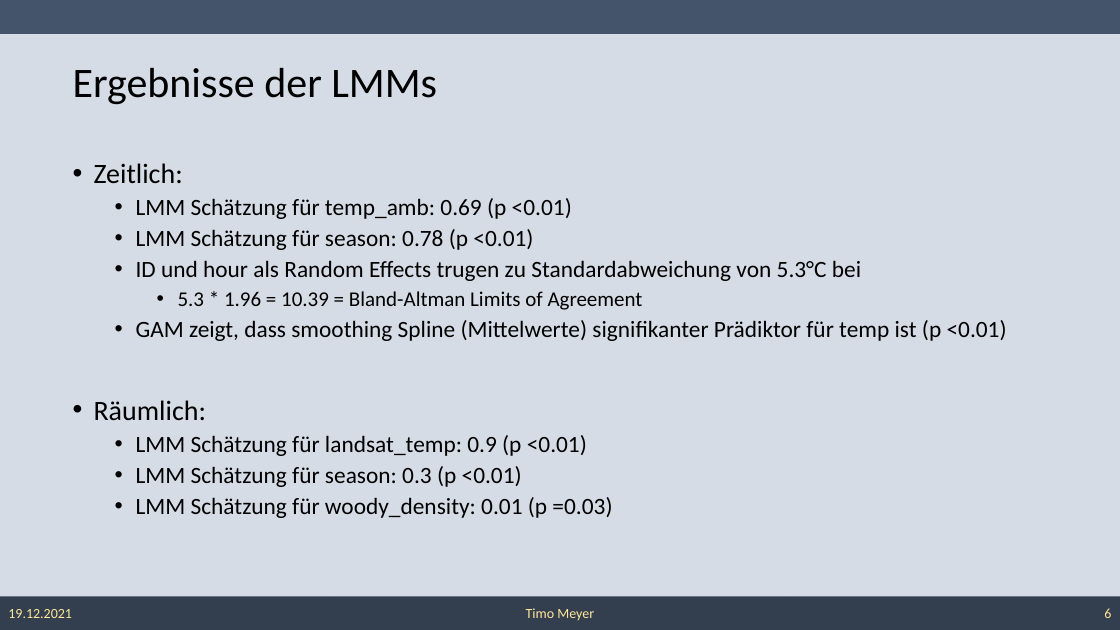
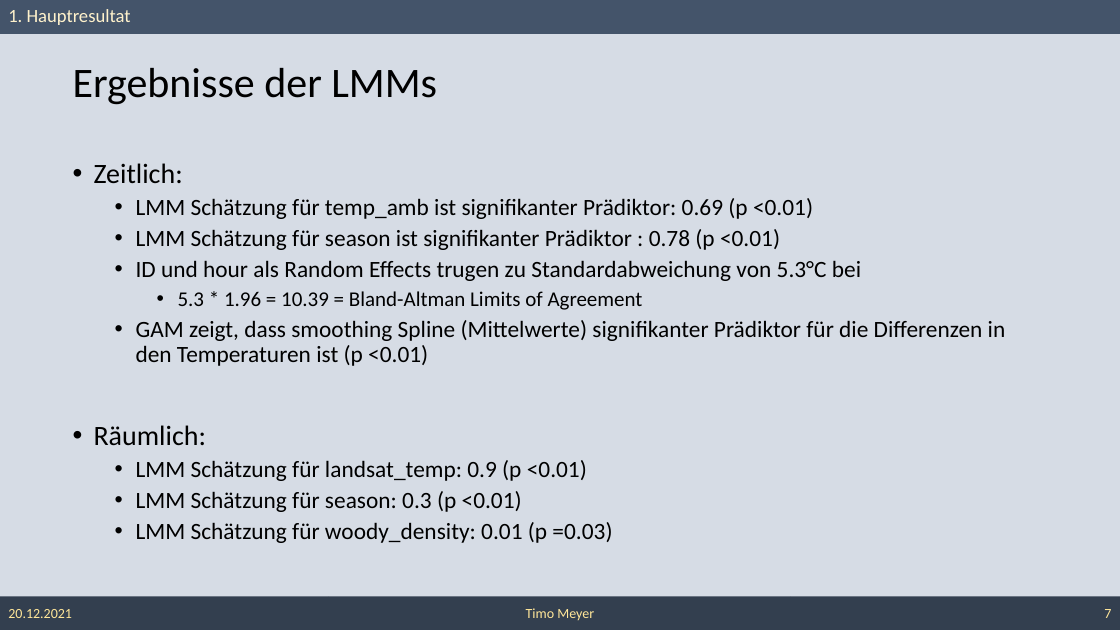
Before and after one commit to TimoM2110/Elephants-Moving-Data, a slide deck: slide 7 of Presentation Paper.pptx (slide 6 before the commit). Drawn at 1120x630 pixels with LibreOffice and Linux fonts; fonts in the diff are those of the drawing. Boxes give left, top, right and bottom in pixels: in the first picture for what was removed or moved away, otherwise in the second. Text is boxed around its words. In the diff, an @@ line names an element or a change of style, - is before the commit and + after.

```diff
--- a/Presentation Paper.pptx
+++ b/Presentation Paper.pptx
@@ text added at (8,9,131,25), 16 pt, text #FFF2CC @@
+1. Hauptresultat
@@ text at (136,198,813,250): text changed @@
-  • LMM Schätzung für temp_amb: 0.69 (p <0.01)
-  • LMM Schätzung für season: 0.78 (p <0.01)
+  • LMM Schätzung für temp_amb ist signifikanter Prädiktor: 0.69 (p <0.01)
+  • LMM Schätzung für season ist signifikanter Prädiktor : 0.78 (p <0.01)
@@ text at (136,320,1006,366): text changed @@
-  • GAM zeigt, dass smoothing Spline (Mittelwerte) signifikanter Prädiktor für temp ist (p <0.01)
+  • GAM zeigt, dass smoothing Spline (Mittelwerte) signifikanter Prädiktor für die Differenzen in den Temperaturen ist (p <0.01)
@@ text in rectangle at (8,609,72,618): text changed @@
-19.12.2021
+20.12.2021
@@ page number at (1104,609,1111,618): text changed @@
-6
+7
```
Also in this commit, not shown: 12 other slides changed, 2 slides added.
